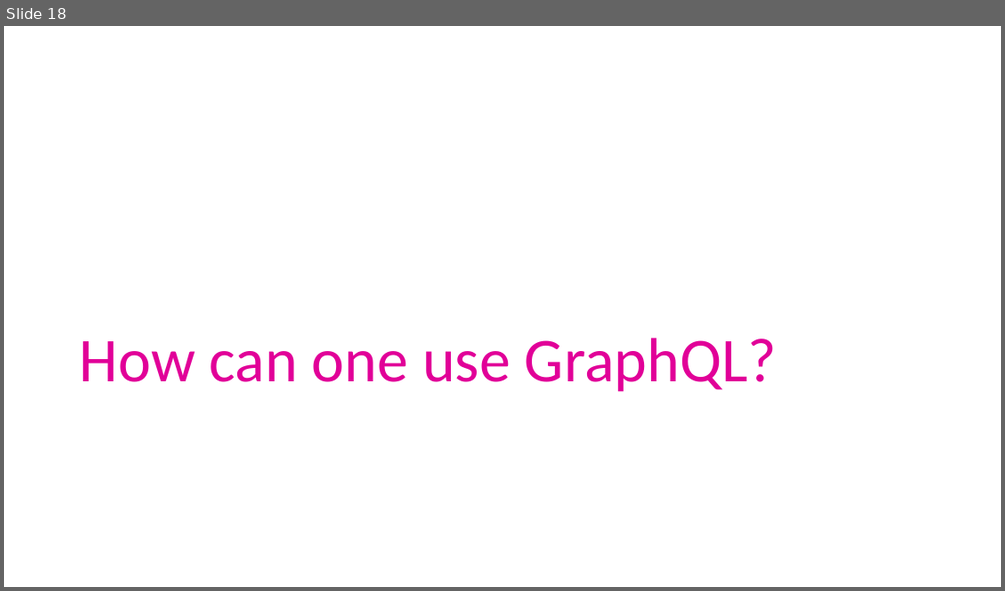
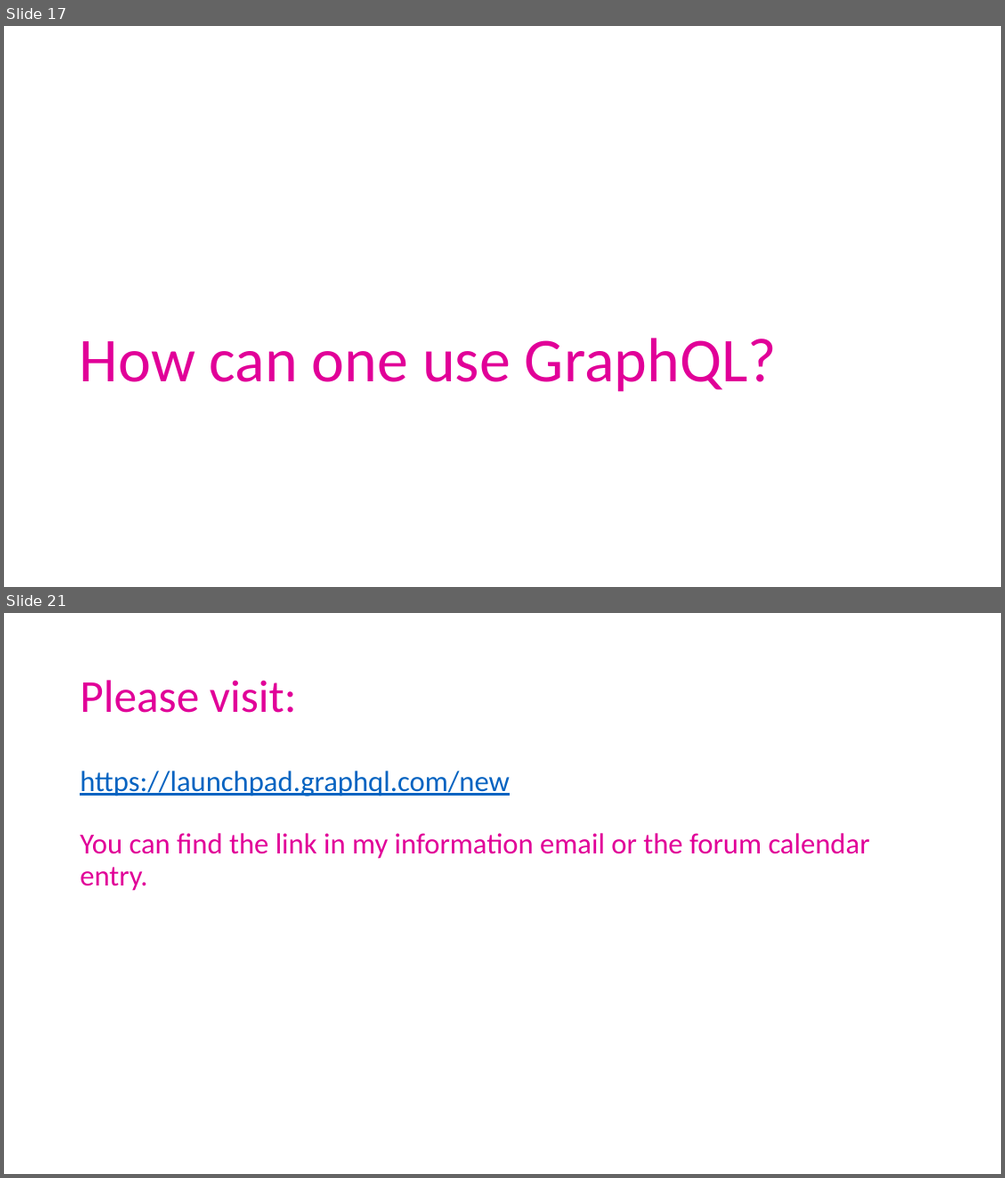
Before and after one commit to ArneSchulze/GraphQL, a slide deck: slides.pptx. Shown one above the other, each under a label of ours: slide 18 before the commit, slides 17 and 21 after it; the slides between them are not shown. The pictures are 1005x591 and 1005x1178 pixels, drawn with LibreOffice and Linux fonts; fonts in the diff are those of the drawing. Boxes give left, top, right and bottom in pixels: in the first picture for what was removed or moved away, otherwise in the second. Text is boxed around its words. In the diff, an @@ line names an element or a change of style, - is before the commit and + after.

```diff
--- a/slides.pptx
+++ b/slides.pptx
@@ slide 21 added at bbox=[4, 613, 1001, 1174], background #FFFFFF @@
@@ title added at bbox=[80, 680, 297, 713], 44 pt, text #E10098 @@
+Please visit:
@@ text added at bbox=[80, 771, 870, 891], 28 pt, text #E10098 @@
+https://launchpad.graphql.com/new
+You can find the link in my information email or the forum calendar entry.
@@ what was slide 18 is now slide 17 @@
```
Also in this commit, not shown: 2 slides changed, 5 other slides added, 2 slides removed, 1 other file.
